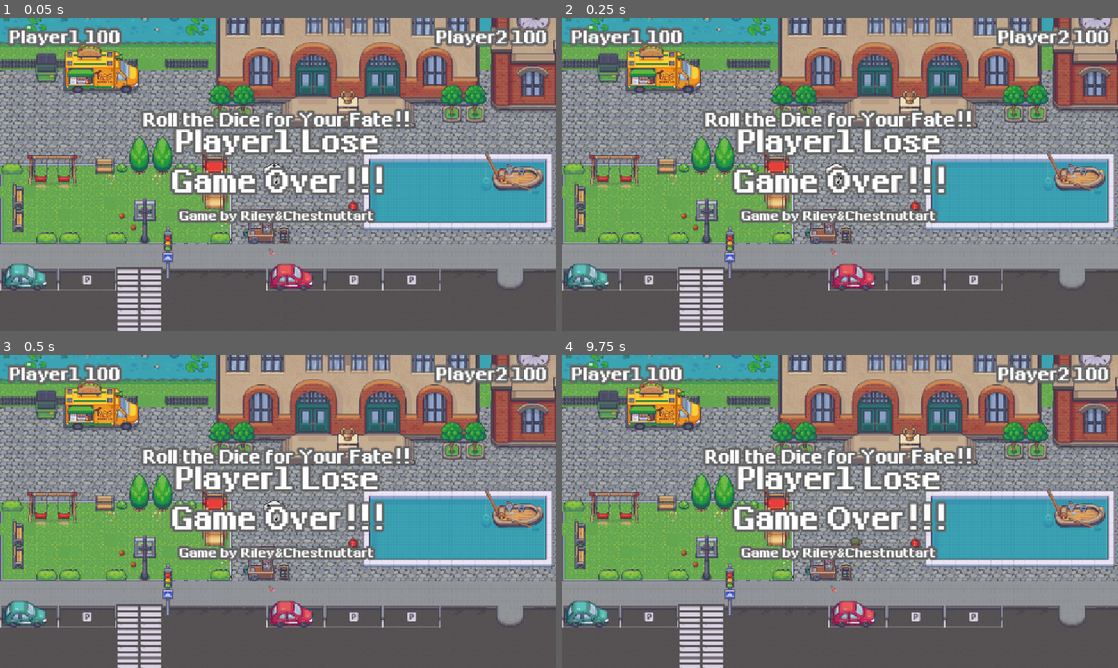
Above: before the commit, frames 1-4 (two rows, left to right).
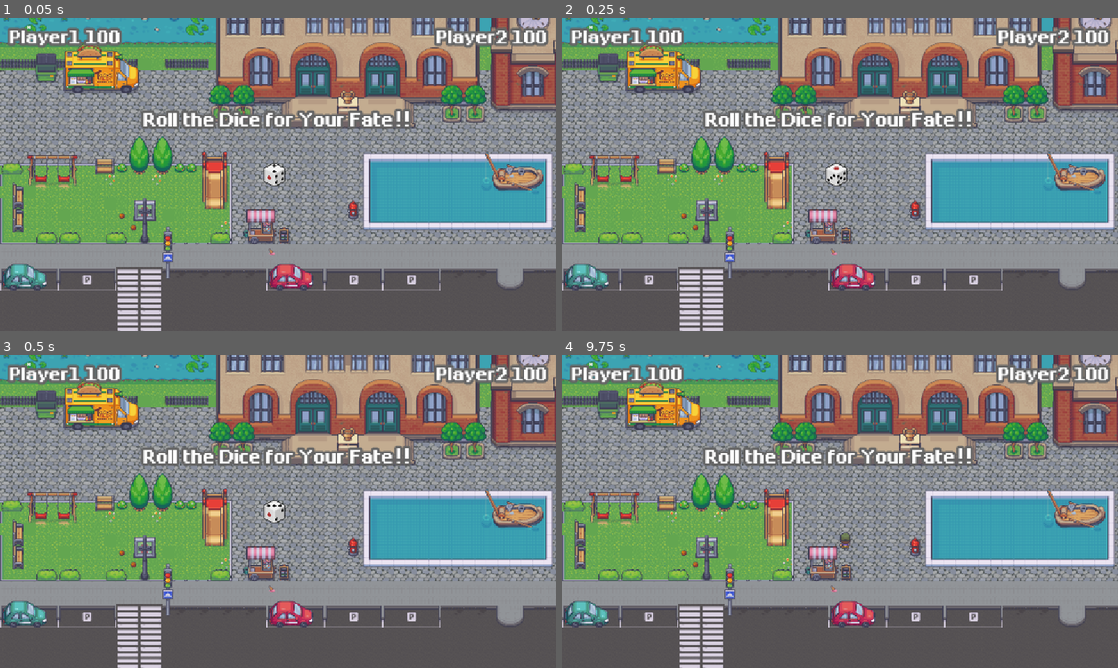
Above: after the commit, the same moments.

Repository: Riley1189/GameJam202508
Game: Godot game, scene res://Scenes/Game.tscn
Same seed, same stepped clock (60 frames per second), same inputs: the game is played once before the commit and once after it.
Inputs:
- Up to frame 1 (0.05 s): no input
- Up to frame 2 (0.25 s): no input
- Up to frame 3 (0.5 s): no input
- Up to frame 4 (9.75 s): hold D (right1) 0.53-1.28 s; tap E (attack1) every 0.75 s from 0.6 to 9.6 s; tap Enter at 1.25, 3.5, 6.5 s; hold S (down1) 1.28-2.03 s; hold D (right1) 2.03-2.78 s; tap Space at 2.75, 5, 9.5 s; hold W (up1) 2.78-3.53 s; hold A (left1) 3.53-5.03 s; hold S (down1) 5.03-5.78 s; hold D (right1) 5.78-6.53 s; hold W (up1) 6.53-7.28 s; hold D (right1) 7.28-8.03 s; hold S (down1) 8.03-8.78 s; hold A (left1) 8.78-9.53 s; hold W (up1) from 9.53 s (still down)

The runs differ from the first frame. In frame 1, 5.8% of the frame differs, in the area x 30-70%, y 34-66%; in frame 2, 5.8%; in frame 3, 5.8%; in frame 4, 5.9%.

Commit message:
UI1.0

Diff:
--- a/Scenes/Game.tscn
+++ b/Scenes/Game.tscn
@@ -2855,9 +2855,7 @@
 19:0/0 = 0
 20:0/0 = 0
 21:0/0 = 0
-21:0/0/physics_layer_0/polygon_0/points = PackedVector2Array(-8, 0.539577, 8, 0.539577, 8, 8, -8, 8)
 22:0/0 = 0
-22:0/0/physics_layer_0/polygon_0/points = PackedVector2Array(-8, 0.539577, 8, 0.539577, 8, 8, -8, 8)
 0:1/0 = 0
 1:1/0 = 0
 2:1/0 = 0
@@ -2884,21 +2882,13 @@
 22:1/0 = 0
 22:1/0/physics_layer_0/polygon_0/points = PackedVector2Array(-8, -8, 8, -8, 8, 8, -8, 8)
 24:1/0 = 0
-24:1/0/physics_layer_0/polygon_0/points = PackedVector2Array(-1.43887, -8, 8, -8, 8, 8, -1.25901, 8)
 25:1/0 = 0
-25:1/0/physics_layer_0/polygon_0/points = PackedVector2Array(-8, -8, 8, -8, 8, 8, -8, 8)
 26:1/0 = 0
-26:1/0/physics_layer_0/polygon_0/points = PackedVector2Array(-8, -8, 1.25901, -8, 1.25901, 8, -8, 8)
 27:1/0 = 0
-27:1/0/physics_layer_0/polygon_0/points = PackedVector2Array(-2.87774, -3.0576, 8, -2.69788, 8, 8, -2.87774, 8)
 28:1/0 = 0
-28:1/0/physics_layer_0/polygon_0/points = PackedVector2Array(-8, -2.87774, 8, -3.0576, 8, 8, -8, 8)
 29:1/0 = 0
-29:1/0/physics_layer_0/polygon_0/points = PackedVector2Array(-8, -2.87774, 8, -3.0576, 8, 8, -8, 8)
 30:1/0 = 0
-30:1/0/physics_layer_0/polygon_0/points = PackedVector2Array(-8, -2.87774, 8, -3.0576, 8, 8, -8, 8)
 31:1/0 = 0
-31:1/0/physics_layer_0/polygon_0/points = PackedVector2Array(-8, -2.87774, 2.87774, -2.69788, 3.41732, 8, -8, 8)
 0:2/0 = 0
 1:2/0 = 0
 2:2/0 = 0
@@ -2930,11 +2920,8 @@
 26:2/0 = 0
 26:2/0/physics_layer_0/polygon_0/points = PackedVector2Array(-8, -8, 1.25901, -8, 1.25901, 8, -8, 8)
 27:2/0 = 0
-27:2/0/physics_layer_0/polygon_0/points = PackedVector2Array(-1.07915, -8, 8, -8, 8, 8, -1.97845, 8)
 29:2/0 = 0
-29:2/0/physics_layer_0/polygon_0/points = PackedVector2Array(-8, -8, 8, -8, 8, 8, -8, 8)
 31:2/0 = 0
-31:2/0/physics_layer_0/polygon_0/points = PackedVector2Array(-8, -8, 1.25901, -8, 2.87774, 8, -8, 8)
 0:3/0 = 0
 1:3/0 = 0
 2:3/0 = 0
@@ -3526,9 +3513,7 @@
 26:23/0 = 0
 27:23/0 = 0
 30:23/0 = 0
-30:23/0/physics_layer_0/polygon_0/points = PackedVector2Array(2.1583, -8, 8, -8, 8, 8, -6.47491, 8)
 31:23/0 = 0
-31:23/0/physics_layer_0/polygon_0/points = PackedVector2Array(-8, -8, -1.07915, -8, 6.1152, 8, -8, 8)
 0:24/0 = 0
 2:24/0 = 0
 3:24/0 = 0
@@ -3544,9 +3529,7 @@
 26:24/0 = 0
 27:24/0 = 0
 30:24/0 = 0
-30:24/0/physics_layer_0/polygon_0/points = PackedVector2Array(-8, -8, 8, -8, 8, 8, -8, 8)
 31:24/0 = 0
-31:24/0/physics_layer_0/polygon_0/points = PackedVector2Array(-8, -8, 8, -8, 8, 8, -8, 8)
 0:25/0 = 0
 1:25/0 = 0
 2:25/0 = 0
@@ -5403,7 +5386,6 @@
 23:109/0 = 0
 24:109/0 = 0
 30:2/0 = 0
-30:2/0/physics_layer_0/polygon_0/points = PackedVector2Array(-8, -8, 8, -8, 8, 8, -8, 8)
 
 [sub_resource type="TileSetAtlasSource" id="TileSetAtlasSource_3so38"]
 texture = ExtResource("5_fgofq")
@@ -13000,29 +12982,29 @@
 5:21/0 = 0
 5:21/0/physics_layer_0/polygon_0/points = PackedVector2Array(-8, -8, 8, -8, 8, 8, -8, 8)
 6:21/0 = 0
-6:21/0/physics_layer_0/polygon_0/points = PackedVector2Array(-8, -8, 8, -8, 8, 8, -8, 8)
+6:21/0/physics_layer_0/polygon_0/points = PackedVector2Array(-8, -8, 8, -8, 8, -1.25901, -8, 8)
 7:21/0 = 0
-7:21/0/physics_layer_0/polygon_0/points = PackedVector2Array(-8, -8, 8, -8, 8, 8, -8, 8)
+7:21/0/physics_layer_0/polygon_0/points = PackedVector2Array(-8, -8, 8, -8, 8, -1.25901, -8, -1.25901)
 8:21/0 = 0
-8:21/0/physics_layer_0/polygon_0/points = PackedVector2Array(-8, -8, 8, -8, 8, 8, -8, 8)
+8:21/0/physics_layer_0/polygon_0/points = PackedVector2Array(-8, -8, 8, -8, 8, -1.25901, -8, -1.25901)
 9:21/0 = 0
-9:21/0/physics_layer_0/polygon_0/points = PackedVector2Array(-8, -8, 8, -8, 8, 8, -8, 8)
+9:21/0/physics_layer_0/polygon_0/points = PackedVector2Array(-8, -8, 8, -8, 8, -1.25901, -8, -1.25901)
 10:21/0 = 0
-10:21/0/physics_layer_0/polygon_0/points = PackedVector2Array(-8, -8, 8, -8, 8, 8, -8, 8)
+10:21/0/physics_layer_0/polygon_0/points = PackedVector2Array(-8, -8, 8, -8, 8, -1.25901, -8, -1.25901)
 11:21/0 = 0
-11:21/0/physics_layer_0/polygon_0/points = PackedVector2Array(-8, -8, 8, -8, 8, 8, -8, 8)
+11:21/0/physics_layer_0/polygon_0/points = PackedVector2Array(-8, -8, 8, -8, 8, -1.25901, -8, -1.25901)
 12:21/0 = 0
-12:21/0/physics_layer_0/polygon_0/points = PackedVector2Array(-8, -8, 8, -8, 8, 8, -8, 8)
+12:21/0/physics_layer_0/polygon_0/points = PackedVector2Array(-8, -8, 8, -8, 8, -1.25901, -8, -1.25901)
 13:21/0 = 0
-13:21/0/physics_layer_0/polygon_0/points = PackedVector2Array(-8, -8, 8, -8, 8, 8, -8, 8)
+13:21/0/physics_layer_0/polygon_0/points = PackedVector2Array(-8, -8, 8, -8, 8, -1.25901, -8, -1.25901)
 14:21/0 = 0
-14:21/0/physics_layer_0/polygon_0/points = PackedVector2Array(-8, -8, 8, -8, 8, 8, -8, 8)
+14:21/0/physics_layer_0/polygon_0/points = PackedVector2Array(-8, -8, 8, -8, 8, -1.25901, -8, -1.25901)
 15:21/0 = 0
-15:21/0/physics_layer_0/polygon_0/points = PackedVector2Array(-8, -8, 8, -8, 8, 8, -8, 8)
+15:21/0/physics_layer_0/polygon_0/points = PackedVector2Array(-8, -8, 8, -8, 8, -1.25901, -8, -1.25901)
 16:21/0 = 0
-16:21/0/physics_layer_0/polygon_0/points = PackedVector2Array(-8, -8, 8, -8, 8, 8, -8, 8)
+16:21/0/physics_layer_0/polygon_0/points = PackedVector2Array(-8, -8, 8, -8, 8, -1.25901, -8, -1.25901)
 17:21/0 = 0
-17:21/0/physics_layer_0/polygon_0/points = PackedVector2Array(-8, -8, 8, -8, 8, 8, -8, 8)
+17:21/0/physics_layer_0/polygon_0/points = PackedVector2Array(-8, -8, 8, -8, 8, 8, -8, -0.179857)
 18:21/0 = 0
 18:21/0/physics_layer_0/polygon_0/points = PackedVector2Array(-8, -8, 8, -8, 8, 8, -8, 8)
 19:21/0 = 0
@@ -16007,6 +15989,10 @@
 sources/4 = SubResource("TileSetAtlasSource_wxwew")
 sources/6 = SubResource("TileSetAtlasSource_acvyw")
 
+[sub_resource type="WorldBoundaryShape2D" id="WorldBoundaryShape2D_dahhg"]
+normal = Vector2(-0.00666662, -0.999978)
+distance = -222.0
+
 [node name="Scene" type="Node2D"]
 script = ExtResource("1_bf53h")
 dice_roll = ExtResource("2_71axn")
@@ -16095,6 +16081,7 @@
 horizontal_alignment = 2
 
 [node name="GameOver" type="Label" parent="CanvasLayer"]
+visible = false
 anchors_preset = 8
 anchor_left = 0.5
 anchor_top = 0.5
@@ -16136,4 +16123,23 @@
 text = "Game by Riley&Chestnuttart"
 horizontal_alignment = 1
 
+[node name="StaticBody2D" type="StaticBody2D" parent="."]
+
+[node name="CollisionShape2DTop" type="CollisionShape2D" parent="StaticBody2D"]
+rotation = -3.14159
+shape = SubResource("WorldBoundaryShape2D_dahhg")
+
+[node name="CollisionShape2DBottom" type="CollisionShape2D" parent="StaticBody2D"]
+shape = SubResource("WorldBoundaryShape2D_dahhg")
+
+[node name="CollisionShape2DLeft" type="CollisionShape2D" parent="StaticBody2D"]
+position = Vector2(-164, -2)
+rotation = 1.5708
+shape = SubResource("WorldBoundaryShape2D_dahhg")
+
+[node name="CollisionShape2DRight" type="CollisionShape2D" parent="StaticBody2D"]
+position = Vector2(164, -2)
+rotation = -1.5708
+shape = SubResource("WorldBoundaryShape2D_dahhg")
+
 [connection signal="timeout" from="Timer" to="." method="one_round"]
--- a/Scenes/Player1.tscn
+++ b/Scenes/Player1.tscn
@@ -47,6 +47,54 @@
 atlas = ExtResource("2_dvont")
 region = Rect2(80, 160, 16, 32)
 
+[sub_resource type="AtlasTexture" id="AtlasTexture_encxe"]
+atlas = ExtResource("2_dvont")
+region = Rect2(288, 64, 16, 32)
+
+[sub_resource type="AtlasTexture" id="AtlasTexture_3tsci"]
+atlas = ExtResource("2_dvont")
+region = Rect2(304, 64, 16, 32)
+
+[sub_resource type="AtlasTexture" id="AtlasTexture_0bobp"]
+atlas = ExtResource("2_dvont")
+region = Rect2(320, 64, 16, 32)
+
+[sub_resource type="AtlasTexture" id="AtlasTexture_01ocy"]
+atlas = ExtResource("2_dvont")
+region = Rect2(336, 64, 16, 32)
+
+[sub_resource type="AtlasTexture" id="AtlasTexture_7m8ro"]
+atlas = ExtResource("2_dvont")
+region = Rect2(352, 64, 16, 32)
+
+[sub_resource type="AtlasTexture" id="AtlasTexture_niw6a"]
+atlas = ExtResource("2_dvont")
+region = Rect2(368, 64, 16, 32)
+
+[sub_resource type="AtlasTexture" id="AtlasTexture_sqc4o"]
+atlas = ExtResource("2_dvont")
+region = Rect2(192, 64, 16, 32)
+
+[sub_resource type="AtlasTexture" id="AtlasTexture_nfgwa"]
+atlas = ExtResource("2_dvont")
+region = Rect2(208, 64, 16, 32)
+
+[sub_resource type="AtlasTexture" id="AtlasTexture_oixfn"]
+atlas = ExtResource("2_dvont")
+region = Rect2(224, 64, 16, 32)
+
+[sub_resource type="AtlasTexture" id="AtlasTexture_yp5jh"]
+atlas = ExtResource("2_dvont")
+region = Rect2(240, 64, 16, 32)
+
+[sub_resource type="AtlasTexture" id="AtlasTexture_phhv8"]
+atlas = ExtResource("2_dvont")
+region = Rect2(256, 64, 16, 32)
+
+[sub_resource type="AtlasTexture" id="AtlasTexture_30ijx"]
+atlas = ExtResource("2_dvont")
+region = Rect2(272, 64, 16, 32)
+
 [sub_resource type="AtlasTexture" id="AtlasTexture_5wh0k"]
 atlas = ExtResource("2_dvont")
 region = Rect2(0, 64, 16, 32)
@@ -70,6 +118,30 @@
 [sub_resource type="AtlasTexture" id="AtlasTexture_wtrsa"]
 atlas = ExtResource("2_dvont")
 region = Rect2(80, 64, 16, 32)
+
+[sub_resource type="AtlasTexture" id="AtlasTexture_w64td"]
+atlas = ExtResource("2_dvont")
+region = Rect2(96, 64, 16, 32)
+
+[sub_resource type="AtlasTexture" id="AtlasTexture_2bi3a"]
+atlas = ExtResource("2_dvont")
+region = Rect2(112, 64, 16, 32)
+
+[sub_resource type="AtlasTexture" id="AtlasTexture_o5bsy"]
+atlas = ExtResource("2_dvont")
+region = Rect2(128, 64, 16, 32)
+
+[sub_resource type="AtlasTexture" id="AtlasTexture_65pas"]
+atlas = ExtResource("2_dvont")
+region = Rect2(144, 64, 16, 32)
+
+[sub_resource type="AtlasTexture" id="AtlasTexture_oh1g1"]
+atlas = ExtResource("2_dvont")
+region = Rect2(160, 64, 16, 32)
+
+[sub_resource type="AtlasTexture" id="AtlasTexture_yaodt"]
+atlas = ExtResource("2_dvont")
+region = Rect2(176, 64, 16, 32)
 
 [sub_resource type="AtlasTexture" id="AtlasTexture_5jort"]
 atlas = ExtResource("2_dvont")
@@ -171,6 +243,52 @@
 }, {
 "frames": [{
 "duration": 1.0,
+"texture": SubResource("AtlasTexture_encxe")
+}, {
+"duration": 1.0,
+"texture": SubResource("AtlasTexture_3tsci")
+}, {
+"duration": 1.0,
+"texture": SubResource("AtlasTexture_0bobp")
+}, {
+"duration": 1.0,
+"texture": SubResource("AtlasTexture_01ocy")
+}, {
+"duration": 1.0,
+"texture": SubResource("AtlasTexture_7m8ro")
+}, {
+"duration": 1.0,
+"texture": SubResource("AtlasTexture_niw6a")
+}],
+"loop": true,
+"name": &"RunDown",
+"speed": 5.0
+}, {
+"frames": [{
+"duration": 1.0,
+"texture": SubResource("AtlasTexture_sqc4o")
+}, {
+"duration": 1.0,
+"texture": SubResource("AtlasTexture_nfgwa")
+}, {
+"duration": 1.0,
+"texture": SubResource("AtlasTexture_oixfn")
+}, {
+"duration": 1.0,
+"texture": SubResource("AtlasTexture_yp5jh")
+}, {
+"duration": 1.0,
+"texture": SubResource("AtlasTexture_phhv8")
+}, {
+"duration": 1.0,
+"texture": SubResource("AtlasTexture_30ijx")
+}],
+"loop": true,
+"name": &"RunLeft",
+"speed": 5.0
+}, {
+"frames": [{
+"duration": 1.0,
 "texture": SubResource("AtlasTexture_5wh0k")
 }, {
 "duration": 1.0,
@@ -189,7 +307,30 @@
 "texture": SubResource("AtlasTexture_wtrsa")
 }],
 "loop": true,
-"name": &"Run",
+"name": &"RunRight",
+"speed": 5.0
+}, {
+"frames": [{
+"duration": 1.0,
+"texture": SubResource("AtlasTexture_w64td")
+}, {
+"duration": 1.0,
+"texture": SubResource("AtlasTexture_2bi3a")
+}, {
+"duration": 1.0,
+"texture": SubResource("AtlasTexture_o5bsy")
+}, {
+"duration": 1.0,
+"texture": SubResource("AtlasTexture_65pas")
+}, {
+"duration": 1.0,
+"texture": SubResource("AtlasTexture_oh1g1")
+}, {
+"duration": 1.0,
+"texture": SubResource("AtlasTexture_yaodt")
+}],
+"loop": true,
+"name": &"RunUp",
 "speed": 5.0
 }, {
 "frames": [{
@@ -235,8 +376,8 @@
 }]
 
 [sub_resource type="CapsuleShape2D" id="CapsuleShape2D_n5fpy"]
-radius = 6.0
-height = 24.0
+radius = 7.0
+height = 16.0
 
 [node name="PlayerBase" type="CharacterBody2D" node_paths=PackedStringArray("animator")]
 script = ExtResource("1_n5fpy")
@@ -244,9 +385,9 @@
 
 [node name="AnimatedSprite2D" type="AnimatedSprite2D" parent="."]
 sprite_frames = SubResource("SpriteFrames_tchc4")
-animation = &"Idle"
+animation = &"idle0"
+autoplay = "Idle"
 
 [node name="CollisionShape2D" type="CollisionShape2D" parent="."]
-visible = false
-position = Vector2(0, 4)
+position = Vector2(0, 8)
 shape = SubResource("CapsuleShape2D_n5fpy")
--- a/Scripts/Player1.gd
+++ b/Scripts/Player1.gd
@@ -50,8 +50,15 @@
 
 		if velocity==Vector2.ZERO:
 			animator.play("Idle")
-		else:
-			animator.play("Run") #之后稍微扩展一下动画
+		# 四个方向的动画
+		elif velocity.x<0:
+			animator.play("RunLeft")
+		elif velocity.x>0:
+			animator.play("RunRight")
+		elif velocity.y>0:
+			animator.play("RunDown")
+		elif velocity.y<0:
+			animator.play("RunUp")
 
 		move_and_slide()
 
--- a/Sprites/Tileset.tres
+++ b/Sprites/Tileset.tres
@@ -5199,7 +5199,6 @@
 2:99/0 = 0
 3:99/0 = 0
 5:99/0 = 0
-5:99/0/physics_layer_0/polygon_0/points = PackedVector2Array(-8, -8, 8, -8, 8, 8, -8, 8)
 6:99/0 = 0
 7:99/0 = 0
 8:99/0 = 0
@@ -5219,7 +5218,6 @@
 2:100/0 = 0
 3:100/0 = 0
 5:100/0 = 0
-5:100/0/physics_layer_0/polygon_0/points = PackedVector2Array(-8, -8, 8, -8, 8, 8, -8, 8)
 6:100/0 = 0
 7:100/0 = 0
 8:100/0 = 0
@@ -5236,7 +5234,6 @@
 2:101/0 = 0
 3:101/0 = 0
 5:101/0 = 0
-5:101/0/physics_layer_0/polygon_0/points = PackedVector2Array(-8, -8, 8, -8, 8, 8, -8, 8)
 6:101/0 = 0
 7:101/0 = 0
 8:101/0 = 0
@@ -5305,13 +5302,9 @@
 2:104/0 = 0
 3:104/0 = 0
 5:104/0 = 0
-5:104/0/physics_layer_0/polygon_0/points = PackedVector2Array(-8, -8, 8, -8, 8, 8, -8, 8)
 6:104/0 = 0
-6:104/0/physics_layer_0/polygon_0/points = PackedVector2Array(-8, -8, 8, -8, 8, 8, -8, 8)
 7:104/0 = 0
-7:104/0/physics_layer_0/polygon_0/points = PackedVector2Array(-8, -8, 8, -8, 8, 8, -8, 8)
 8:104/0 = 0
-8:104/0/physics_layer_0/polygon_0/points = PackedVector2Array(-8, -8, 8, -8, 8, 8, -8, 8)
 17:104/0 = 0
 18:104/0 = 0
 19:104/0 = 0
@@ -5327,13 +5320,9 @@
 29:104/0 = 0
 30:104/0 = 0
 5:105/0 = 0
-5:105/0/physics_layer_0/polygon_0/points = PackedVector2Array(-8, -8, 8, -8, 8, 8, -8, 8)
 6:105/0 = 0
-6:105/0/physics_layer_0/polygon_0/points = PackedVector2Array(-8, -8, 8, -8, 8, 8, -8, 8)
 7:105/0 = 0
-7:105/0/physics_layer_0/polygon_0/points = PackedVector2Array(-8, -8, 8, -8, 8, 8, -8, 8)
 8:105/0 = 0
-8:105/0/physics_layer_0/polygon_0/points = PackedVector2Array(-8, -8, 8, -8, 8, 8, -8, 8)
 17:105/0 = 0
 18:105/0 = 0
 19:105/0 = 0
@@ -5349,13 +5338,9 @@
 29:105/0 = 0
 30:105/0 = 0
 5:106/0 = 0
-5:106/0/physics_layer_0/polygon_0/points = PackedVector2Array(-8, -8, 8, -8, 8, 8, -8, 8)
 6:106/0 = 0
-6:106/0/physics_layer_0/polygon_0/points = PackedVector2Array(-8, -8, 8, -8, 8, 8, -8, 8)
 7:106/0 = 0
-7:106/0/physics_layer_0/polygon_0/points = PackedVector2Array(-8, -8, 8, -8, 8, 8, -8, 8)
 8:106/0 = 0
-8:106/0/physics_layer_0/polygon_0/points = PackedVector2Array(-8, -8, 8, -8, 8, 8, -8, 8)
 17:106/0 = 0
 18:106/0 = 0
 19:106/0 = 0
Not shown: 1 places in Scenes/Game.tscn that only renumber resources
Not shown: 1 places in Scenes/Player1.tscn that only renumber resources
